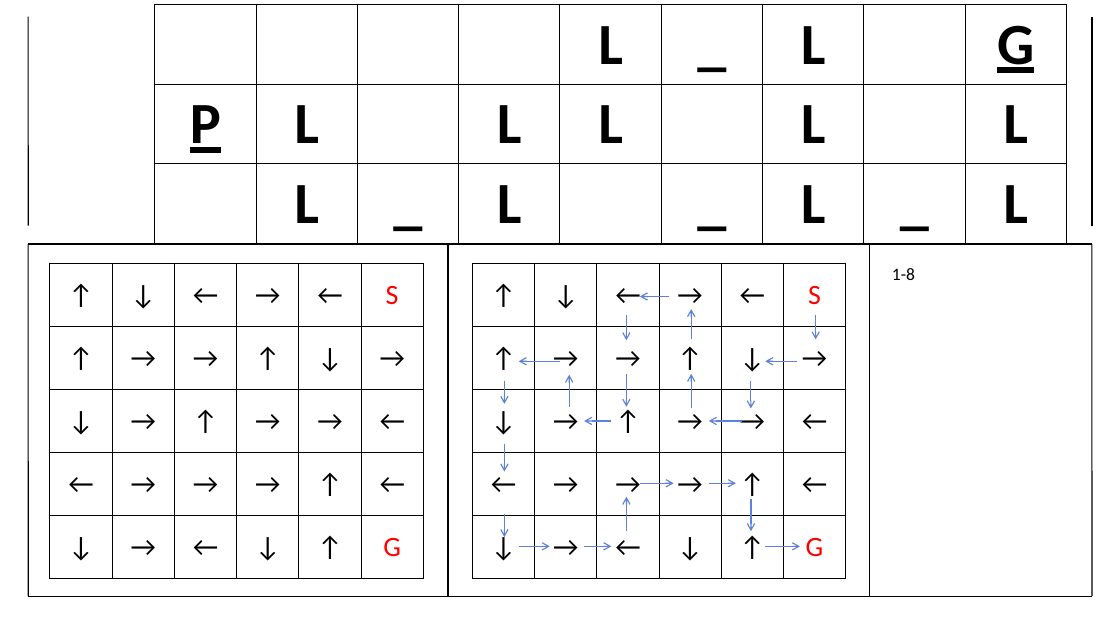
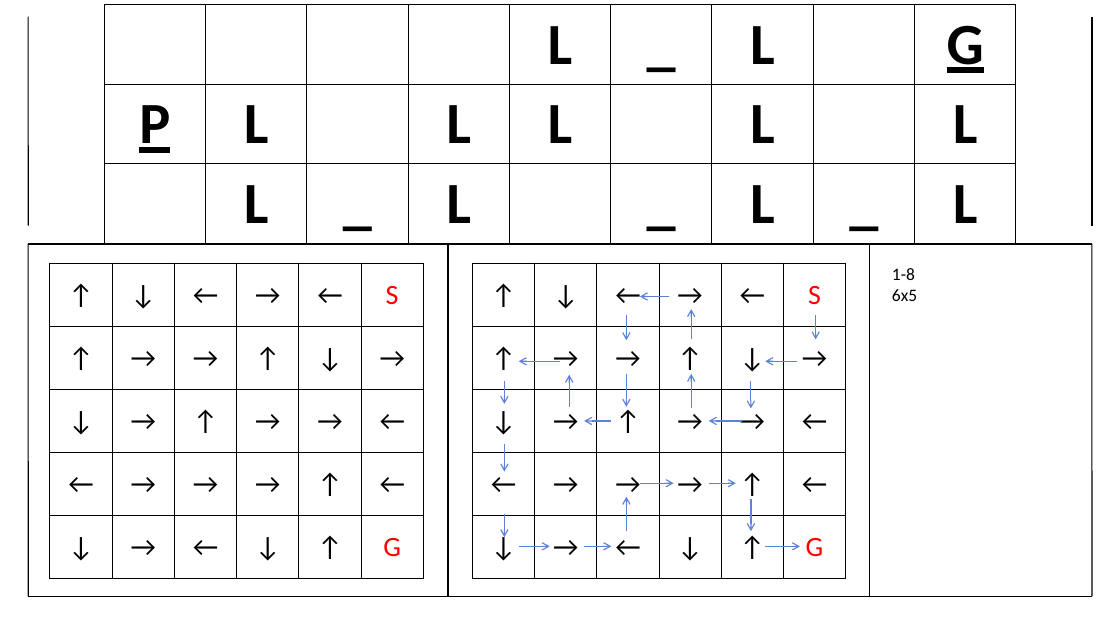
Before and after one commit to BSF0124/Brain-Control, a slide deck: slide 9 of etc/레벨디자인.pptx (slide 8 before the commit). Drawn at 1120x630 pixels with LibreOffice and Linux fonts; fonts in the diff are those of the drawing. Boxes give left, top, right and bottom in pixels: in the first picture for what was removed or moved away, otherwise in the second. Text is boxed around its words. In the diff, an @@ line names an element or a change of style, - is before the commit and + after.

```diff
--- a/etc/레벨디자인.pptx
+++ b/etc/레벨디자인.pptx
@@ table: place and size @@
-table at box(155, 4, 1070, 239)
+table at box(104, 4, 1019, 239)
@@ text at box(892, 289, 917, 301): paragraph added @@
+6x5
```
Also in this commit, not shown: 3 slides added, 16 other files.
